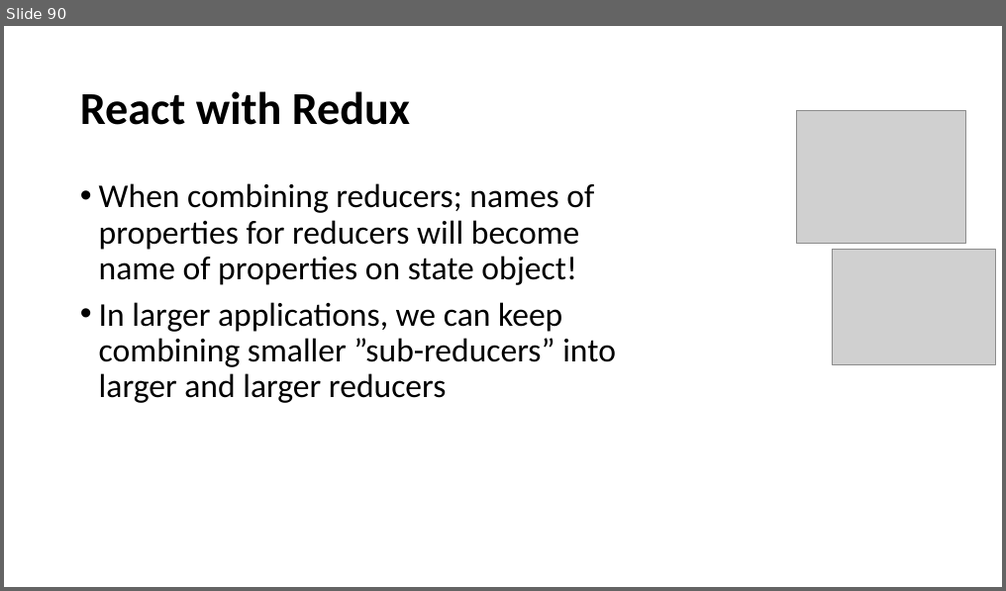
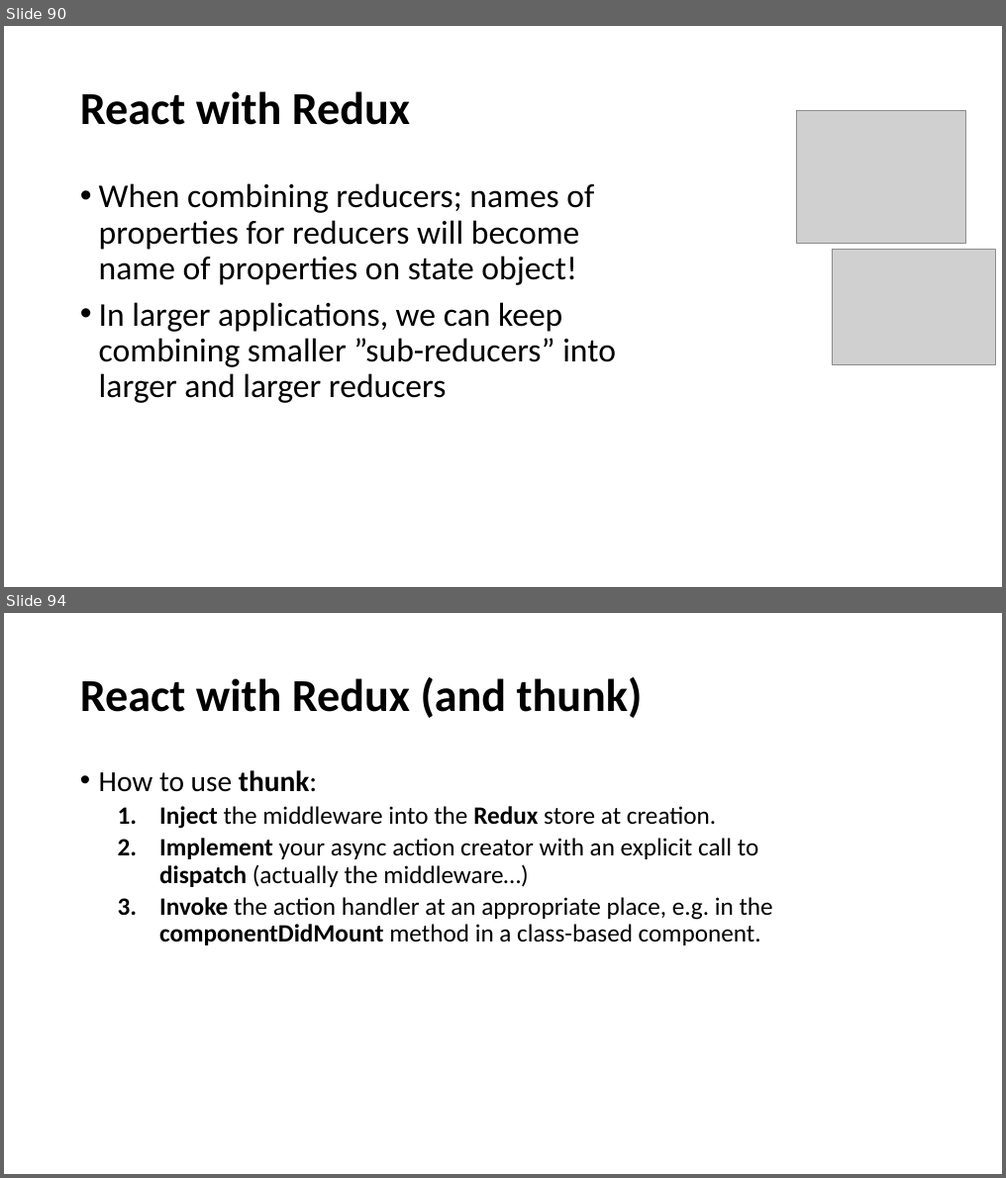
Before and after one commit to perl-easj/WebProg, a slide deck: 50_React/React.pptx. Shown one above the other, each under a label of ours: slide 90 before the commit, slides 90 and 94 after it; the slides between them are not shown. The pictures are 1006x591 and 1006x1178 pixels, drawn with LibreOffice and Linux fonts; fonts in the diff are those of the drawing; grey boxes stand for pictures. Boxes give left, top, right and bottom in pixels: in the first picture for what was removed or moved away, otherwise in the second. Text is boxed around its words. In the diff, an @@ line names an element or a change of style, - is before the commit and + after.

```diff
--- a/50_React/React.pptx
+++ b/50_React/React.pptx
@@ slide 94 added at (4,613,1002,1174), background #FFFFFF @@
@@ title added at (80,677,643,718), 44 pt, text #000000, bold @@
+React with Redux (and thunk)
@@ text added at (99,770,773,946), 24 pt, text #000000 @@
+• How to use thunk:
+  1. Inject the middleware into the Redux store at creation.
+  2. Implement your async action creator with an explicit call to dispatch (actually the middleware…)
+  3. Invoke the action handler at an appropriate place, e.g. in the componentDidMount method in a class-based component.
```
Also in this commit, not shown: 10 other slides added.
